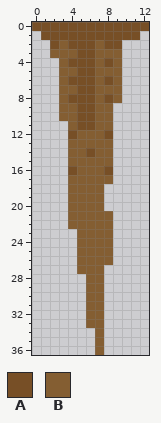
Pixel-art sprite, stored at Art/Sprites/caves/cave elements/stalactite 2_diffuse.png. The picture above was drawn from the file before the commit.
The file is 13x37 pixels.
Palette (. is transparent): A #774f26  B #845e32
After:
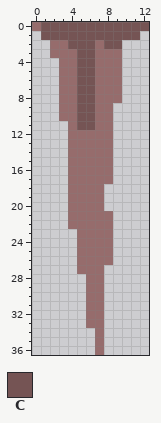
Colours new in this view: C #755454
What changed:
@@ palette @@
-B #845e32
+B #966c6c
@@ x 0..12 @@
- 0 AAAAAAAAAAAAA
- 1 .AAAAAAAAAAA.
- 2 ..ABAAABAA...
- 3 ..BBBAABBB...
- 4 ...BAAABAB...
- 5 ...BBAABBB...
- 6 ...BAAABAB...
- 7 ...BBAABBB...
- 8 ...BAAABAB...
- 9 ...BBAABB....
-10 ...BBAABB....
-11 ....BAABB....
-12 ....ABBBA....
+ 0 BCCCCCCCCCCCC
+ 1 .CCCCCCCCCCC.
+ 2 ..BBCCCBCC...
+ 3 ..BBBCCBBB...
+ 4 ...BBCCBBB...
+ 5 ...BBCCBBB...
+ 6 ...BBCCBBB...
+ 7 ...BBCCBBB...
+ 8 ...BBCCBBB...
+ 9 ...BBCCBB....
+10 ...BBCCBB....
+11 ....BCCBB....
+12 ....BBBBB....
 13 ....BBBBB....
-14 ....BBABB....
+14 ....BBBBB....
 15 ....BBBBB....
-16 ....ABBBA....
+16 ....BBBBB....
 17 ....BBBBB....
Boxes around the changes in both pictures, in picture pixels (x1, y1, x2, y2):
changed: (32, 22, 149, 355)
